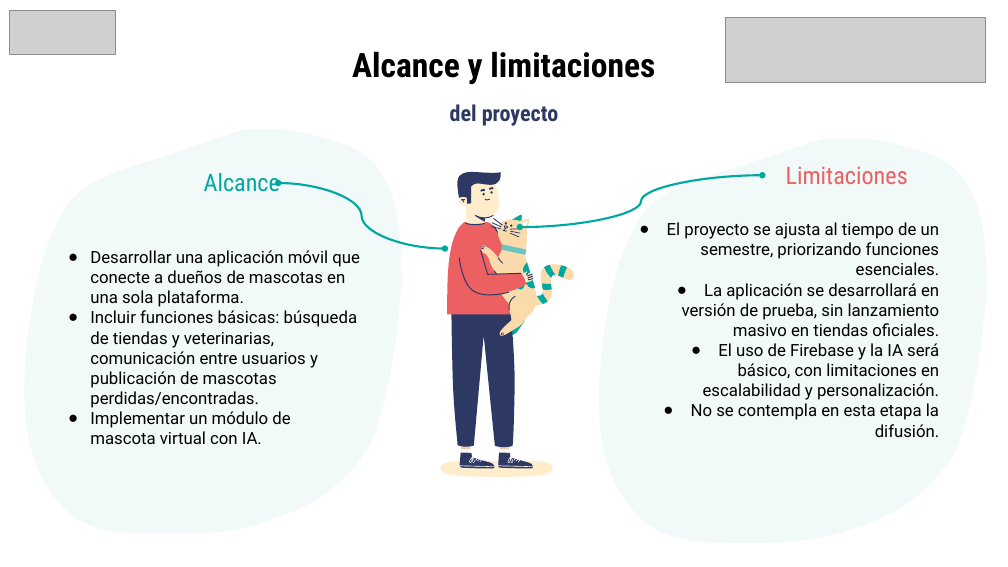
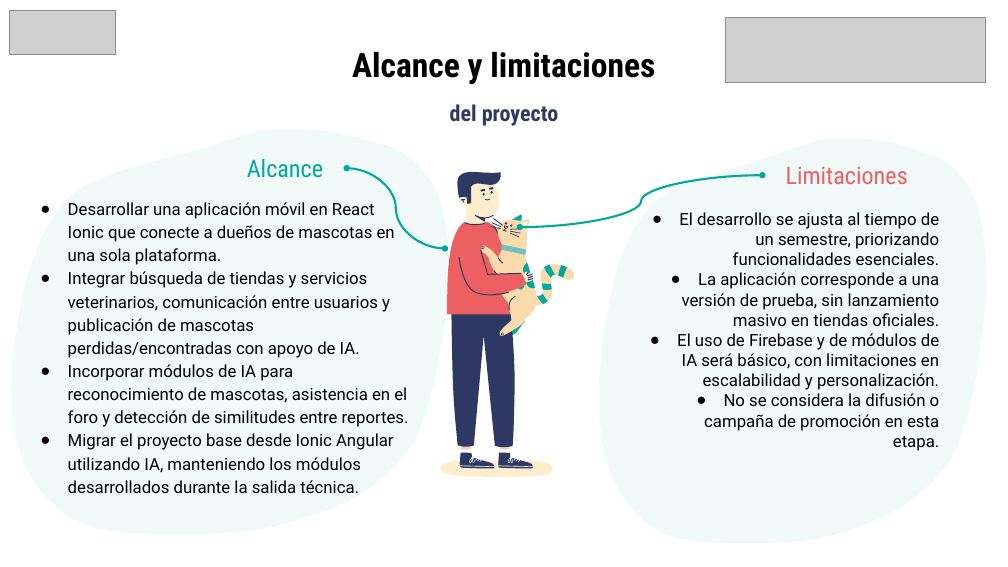
Before and after one commit to Kazeai-chan/Capstone_MyPet, a slide deck: slide 5 of Fase 2/Evidencias Proyecto/Presentación Proyecto.pptx. Drawn at 1008x567 pixels with LibreOffice and Linux fonts; fonts in the diff are those of the drawing; grey boxes stand for pictures. Boxes give left, top, right and bottom in pixels: in the first picture for what was removed or moved away, otherwise in the second. Text is boxed around its words. In the diff, an @@ line names an element or a change of style, - is before the commit and + after.

```diff
--- a/Fase 2/Evidencias Proyecto/Presentación Proyecto.pptx
+++ b/Fase 2/Evidencias Proyecto/Presentación Proyecto.pptx
@@ freeform shape: place and size @@
-freeform shape at <box>21,129,402,534</box>
+freeform shape at <box>8,129,450,534</box>
@@ text "Alcance": place and size @@
-text "Alcance" at <box>204,173,280,192</box>
+text "Alcance" at <box>247,159,323,178</box>
@@ curved double arrow moved from (278, 183) - (445, 249) to (347, 169) - (445, 249) @@
@@ text at <box>68,202,409,493</box>: text changed @@
-● Desarrollar una aplicación móvil que conecte a dueños de mascotas en una sola plataforma.
-● Incluir funciones básicas: búsqueda de tiendas y veterinarias, comunicación entre usuarios y publicación de mascotas perdidas/encontradas.
-● Implementar un módulo de mascota virtual con IA.
+● Desarrollar una aplicación móvil en React Ionic que conecte a dueños de mascotas en una sola plataforma.
+● Integrar búsqueda de tiendas y servicios veterinarios, comunicación entre usuarios y publicación de mascotas perdidas/encontradas con apoyo de IA.
+● Incorporar módulos de IA para reconocimiento de mascotas, asistencia en el foro y detección de similitudes entre reportes.
+● Migrar el proyecto base desde Ionic Angular utilizando IA, manteniendo los módulos desarrollados durante la salida técnica.
@@ text at <box>677,212,940,451</box>: text changed @@
-● El proyecto se ajusta al tiempo de un semestre, priorizando funciones esenciales.
-● La aplicación se desarrollará en versión de prueba, sin lanzamiento masivo en tiendas oficiales.
-● El uso de Firebase y la IA será básico, con limitaciones en escalabilidad y personalización.
-● No se contempla en esta etapa la difusión.
+● El desarrollo se ajusta al tiempo de un semestre, priorizando funcionalidades esenciales.
+● La aplicación corresponde a una versión de prueba, sin lanzamiento masivo en tiendas oficiales.
+● El uso de Firebase y de módulos de IA será básico, con limitaciones en escalabilidad y personalización.
+● No se considera la difusión o campaña de promoción en esta etapa.
```
Also in this commit, not shown: 9 other slides changed, 8 other files.
